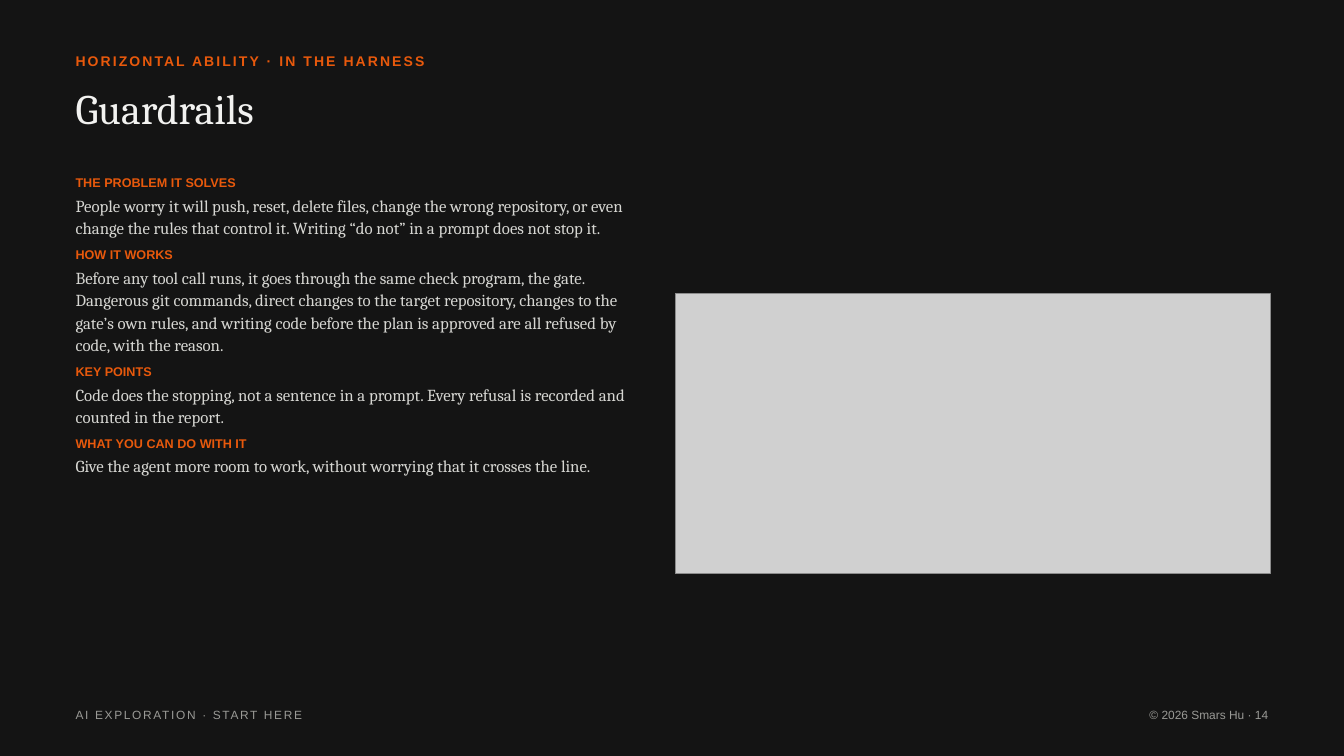
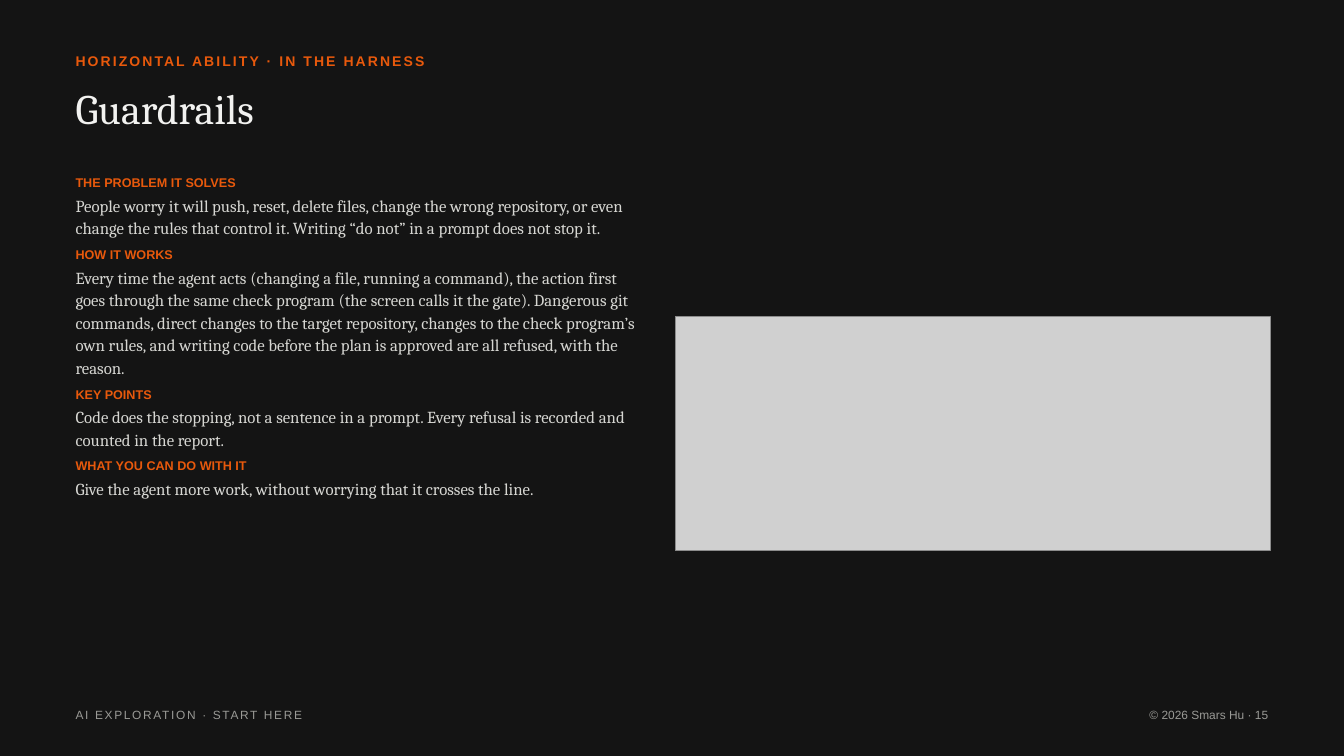
Before and after one commit to Smars-Bin-Hu/ai-exploration, a slide deck: slide 15 of Start Here/Start Here.pptx (slide 14 before the commit). Drawn at 1344x756 pixels with LibreOffice and Linux fonts; fonts in the diff are those of the drawing; grey boxes stand for pictures. Boxes give left, top, right and bottom in pixels: in the first picture for what was removed or moved away, otherwise in the second. Text is boxed around its words. In the diff, an @@ line names an element or a change of style, - is before the commit and + after.

```diff
--- a/Start Here/Start Here.pptx
+++ b/Start Here/Start Here.pptx
@@ text at bbox=[76, 272, 635, 374]: text changed @@
-Before any tool call runs, it goes through the same check program, the gate. Dangerous git commands, direct changes to the target repository, changes to the gate’s own rules, and writing code before the plan is approved are all refused by code, with the reason.
+Every time the agent acts (changing a file, running a command), the action first goes through the same check program (the screen calls it the gate). Dangerous git commands, direct changes to the target repository, changes to the check program’s own rules, and writing code before the plan is approved are all refused, with the reason.
@@ picture: place and size @@
-picture at bbox=[676, 293, 1270, 574]
+picture at bbox=[676, 317, 1270, 552]
@@ text at bbox=[76, 483, 533, 499]: text changed @@
-Give the agent more room to work, without worrying that it crosses the line.
+Give the agent more work, without worrying that it crosses the line.
@@ text at bbox=[1162, 711, 1268, 719]: text changed @@
-© 2026 Smars Hu · 14
+© 2026 Smars Hu · 15
```
Also in this commit, not shown: 17 other slides changed, 2 slides added, 18 other files.
